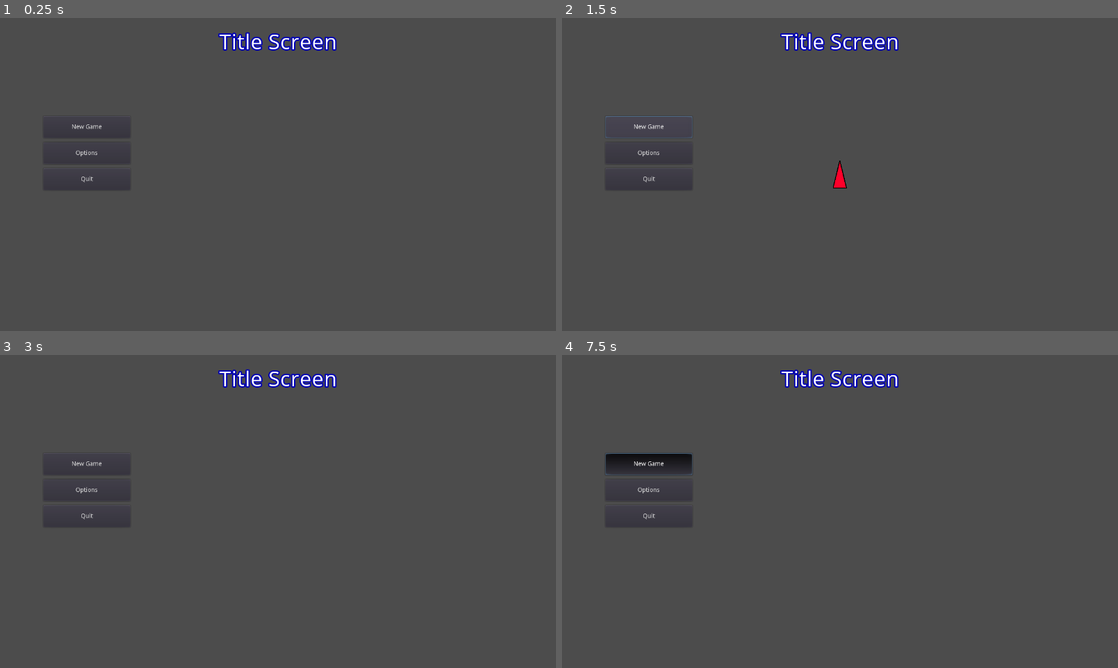
Above: before the commit, frames 1-4 (two rows, left to right).
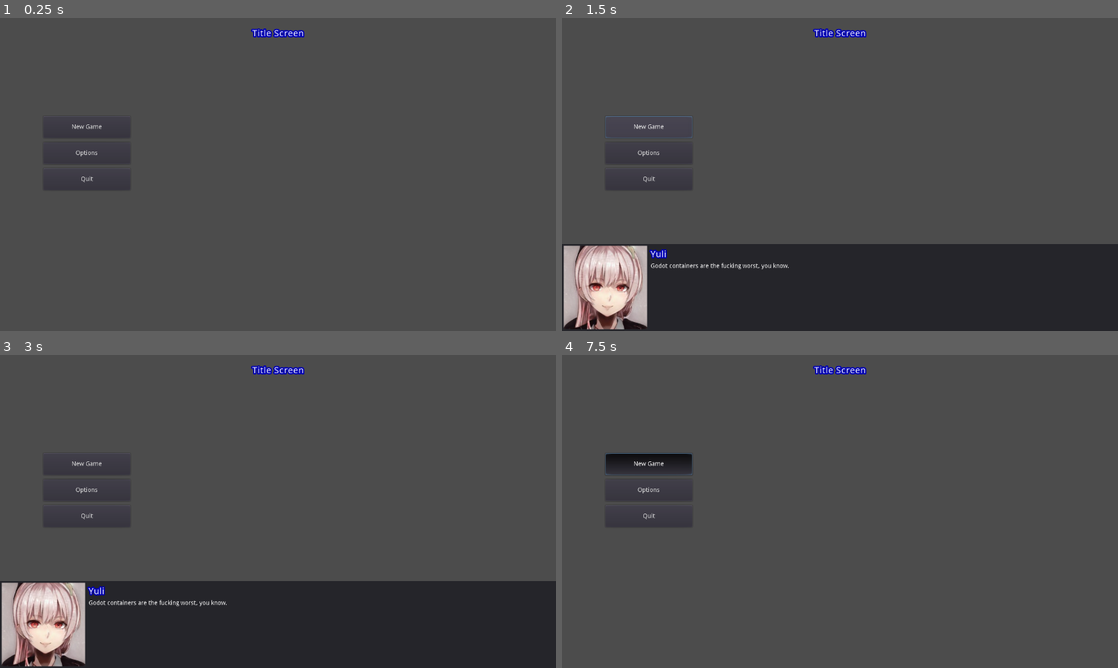
Above: after the commit, the same moments.

Repository: alpacanumerals/LD49
Game: Godot game, scene res://titlescreen.tscn
Two runs of this game, one before a commit and one after it. Both use one fixed random seed, a clock stepped at 60 frames per second and the inputs below.
Inputs (mouse positions are in pixels of both pictures, inside the frame that each line leads up to):
- Up to frame 1 (0.25 s): no input
- Up to frame 2 (1.5 s): click "New Game" at 0.5 s; click "New Game" at 1.25 s
- Up to frame 3 (3 s): click "Options" at 2 s; click "Main Menu" at 2.75 s
- Up to frame 4 (7.5 s): tap Enter at 3.5, 5, 6.5 s; move the mouse to (962, 495) at 3.52 s; hold D (pmove_right) 3.53-4.28 s; click (962, 495) at 3.67 s; tap Space at 4.25, 5.75, 7.25 s; move the mouse to (728, 527) at 4.27 s; hold S (pmove_down) 4.28-5.03 s; click (728, 527) at 4.42 s; move the mouse to (895, 442) at 5.02 s; hold D (pmove_right) 5.03-5.78 s; click (895, 442) at 5.17 s; move the mouse to (812, 574) at 5.77 s; hold W (pmove_up) 5.78-6.53 s; click (812, 574) at 5.92 s; move the mouse to (1006, 558) at 6.52 s; hold A (pmove_left) from 6.53 s (still down); click (1006, 558) at 6.67 s; move the mouse to (673, 464) at 7.27 s; click (673, 464) at 7.42 s

The runs differ from the first frame. In frame 1, 0.9% of the frame differs, in the area x 39-61%, y 3-11%; in frame 2, 29%, in the area x 0-100%, y 3-100%; in frame 3, 29%; in frame 4, 0.9%.

Commit message:
basic dialogue box

Diff:
--- a/autoload/util.gd
+++ b/autoload/util.gd
@@ -43,3 +43,9 @@
     for i in range(dice):
         result = result + randi()%6+1
     return result
+
+#Dialogue
+func dialogue():
+    var dialogue_box_load = load("res://dialoguebox.tscn") #Dialogue test
+    var dialogue_box = dialogue_box_load.instance()
+    get_viewport().add_child(dialogue_box)
--- /dev/null
+++ b/dialoguebox.gd
@@ -0,0 +1,20 @@
+extends Control
+
+var progress:bool = false
+
+# Called when the node enters the scene tree for the first time.
+func _ready():
+    yield(get_tree().create_timer(2), "timeout")
+    progress = true
+    pass # Replace with function body.
+
+
+# Called every frame. 'delta' is the elapsed time since the previous frame.
+#func _process(delta):
+#    pass
+
+func _input(event):
+    if event is InputEventMouseButton and progress == true:
+        if event.button_index == BUTTON_LEFT and event.pressed:
+            switcher.playClick()
+            queue_free()
--- /dev/null
+++ b/dialoguebox.tscn
@@ -0,0 +1,74 @@
+[gd_scene load_steps=4 format=2]
+
+[ext_resource path="res://dialoguebox.gd" type="Script" id=1]
+[ext_resource path="res://assets/yuli.png" type="Texture" id=2]
+[ext_resource path="res://fonts/OpenSans-name.tres" type="DynamicFont" id=3]
+
+[node name="Dialogue" type="Control"]
+anchor_right = 1.0
+anchor_bottom = 1.0
+margin_top = 520.0
+script = ExtResource( 1 )
+__meta__ = {
+"_edit_use_anchors_": false
+}
+
+[node name="Panel" type="Panel" parent="."]
+anchor_right = 1.0
+anchor_bottom = 1.0
+__meta__ = {
+"_edit_use_anchors_": false
+}
+
+[node name="HBoxContainer" type="HBoxContainer" parent="Panel"]
+anchor_right = 1.0
+anchor_bottom = 1.0
+margin_left = 4.0
+margin_top = 4.0
+margin_right = 1.0
+margin_bottom = 1.0
+size_flags_horizontal = 3
+size_flags_vertical = 3
+__meta__ = {
+"_edit_use_anchors_": false
+}
+
+[node name="TextureRect" type="TextureRect" parent="Panel/HBoxContainer"]
+margin_right = 192.0
+margin_bottom = 197.0
+texture = ExtResource( 2 )
+
+[node name="MarginContainer" type="MarginContainer" parent="Panel/HBoxContainer"]
+margin_left = 196.0
+margin_right = 1277.0
+margin_bottom = 197.0
+size_flags_horizontal = 3
+size_flags_vertical = 3
+custom_constants/margin_right = 10
+custom_constants/margin_top = 4
+custom_constants/margin_left = 4
+custom_constants/margin_bottom = 10
+__meta__ = {
+"_edit_use_anchors_": false
+}
+
+[node name="VBoxContainer" type="VBoxContainer" parent="Panel/HBoxContainer/MarginContainer"]
+margin_left = 4.0
+margin_top = 4.0
+margin_right = 1071.0
+margin_bottom = 187.0
+
+[node name="Name" type="Label" parent="Panel/HBoxContainer/MarginContainer/VBoxContainer"]
+margin_right = 1067.0
+margin_bottom = 32.0
+rect_min_size = Vector2( 0, 32 )
+custom_fonts/font = ExtResource( 3 )
+text = "Yuli"
+
+[node name="Label" type="Label" parent="Panel/HBoxContainer/MarginContainer/VBoxContainer"]
+margin_top = 36.0
+margin_right = 1067.0
+margin_bottom = 183.0
+size_flags_horizontal = 3
+size_flags_vertical = 3
+text = "Godot containers are the fucking worst, you know."
--- /dev/null
+++ b/fonts/OpenSans-name.tres
@@ -0,0 +1,10 @@
+[gd_resource type="DynamicFont" load_steps=2 format=2]
+
+[ext_resource path="res://fonts/OpenSans-Regular.ttf" type="DynamicFontData" id=1]
+
+[resource]
+size = 20
+outline_size = 3
+outline_color = Color( 0, 0, 0.705882, 1 )
+extra_spacing_char = 1
+font_data = ExtResource( 1 )
--- a/titlescreen.gd
+++ b/titlescreen.gd
@@ -11,9 +11,11 @@
     switcher.playClick()
 
 func _on_NewGameButton_pressed():
-    var ptest_instance = load("res://p_test.tscn")
-    var ptest = ptest_instance.instance()
-    add_child(ptest)
+#    var ptest_instance = load("res://p_test.tscn") #Movement Test
+#    var ptest = ptest_instance.instance()
+#    add_child(ptest)
+    util.dialogue()
+    pass
 
 func _on_OptionsButton_button_down():
     switcher.playClick()
--- a/titlescreen.tscn
+++ b/titlescreen.tscn
@@ -1,6 +1,6 @@
 [gd_scene load_steps=3 format=2]
 
-[ext_resource path="res://fonts/OpenSans-title.tres" type="DynamicFont" id=1]
+[ext_resource path="res://fonts/OpenSans-name.tres" type="DynamicFont" id=1]
 [ext_resource path="res://titlescreen.gd" type="Script" id=2]
 
 [node name="titlescreen" type="MarginContainer"]
Binary file added: assets/yuli.png
Not shown, added: assets/yuli.png.import
